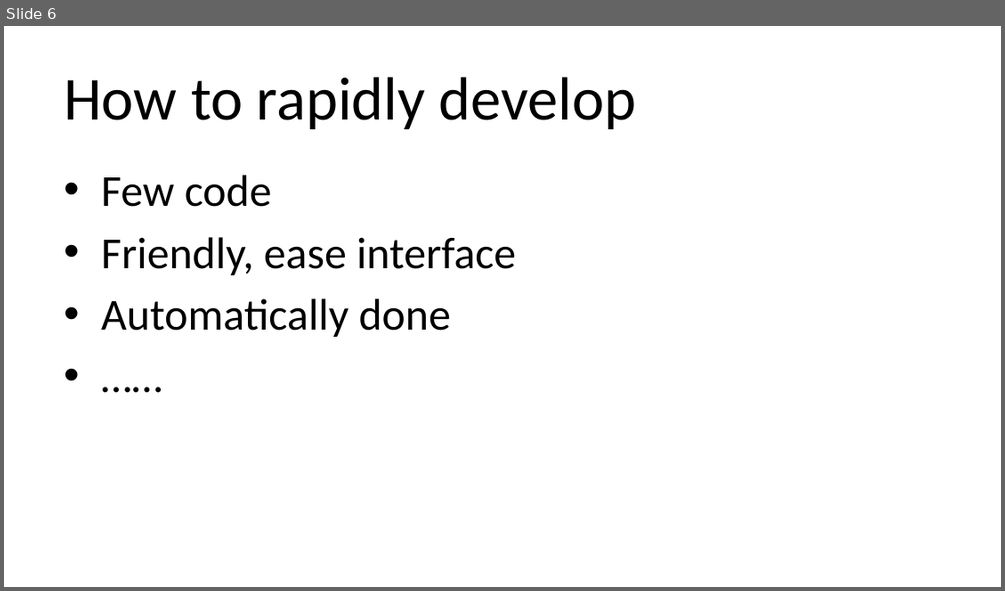
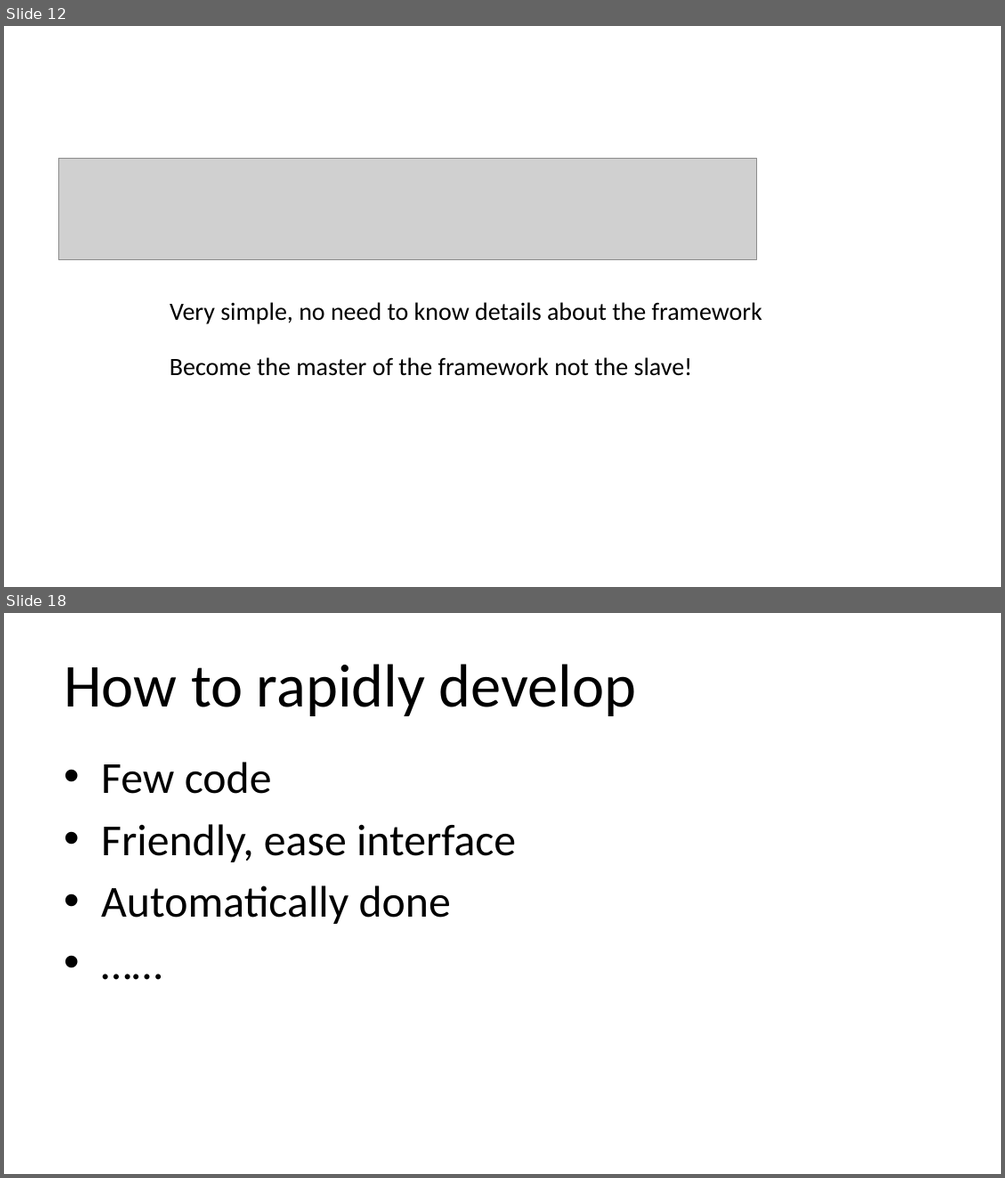
Before and after one commit to qicosmos/cppcon2018, a slide deck: cppcon2018.pptx. Shown one above the other, each under a label of ours: slide 6 before the commit, slides 12 and 18 after it; the slides between them are not shown. The pictures are 1005x591 and 1005x1178 pixels, drawn with LibreOffice and Linux fonts; fonts in the diff are those of the drawing; grey boxes stand for pictures. Boxes give left, top, right and bottom in pixels: in the first picture for what was removed or moved away, otherwise in the second. Text is boxed around its words. In the diff, an @@ line names an element or a change of style, - is before the commit and + after.

```diff
--- a/cppcon2018.pptx
+++ b/cppcon2018.pptx
@@ slide 12 added at box(4, 26, 1001, 587), background #FFFFFF @@
@@ picture added at box(59, 159, 757, 260) @@
@@ text added at box(170, 302, 762, 324), 18 pt, text #000000 @@
+Very simple, no need to know details about the framework
@@ text added at box(170, 357, 693, 376), 18 pt, text #000000 @@
+Become the master of the framework not the slave!
@@ what was slide 6 is now slide 18 @@
```
Also in this commit, not shown: 5 slides changed, 11 other slides added.
